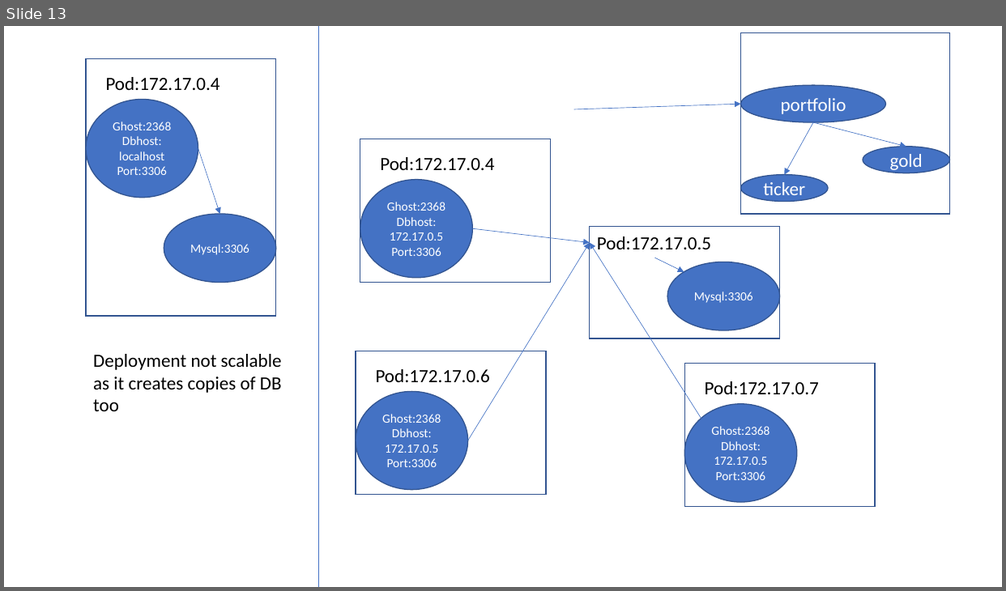
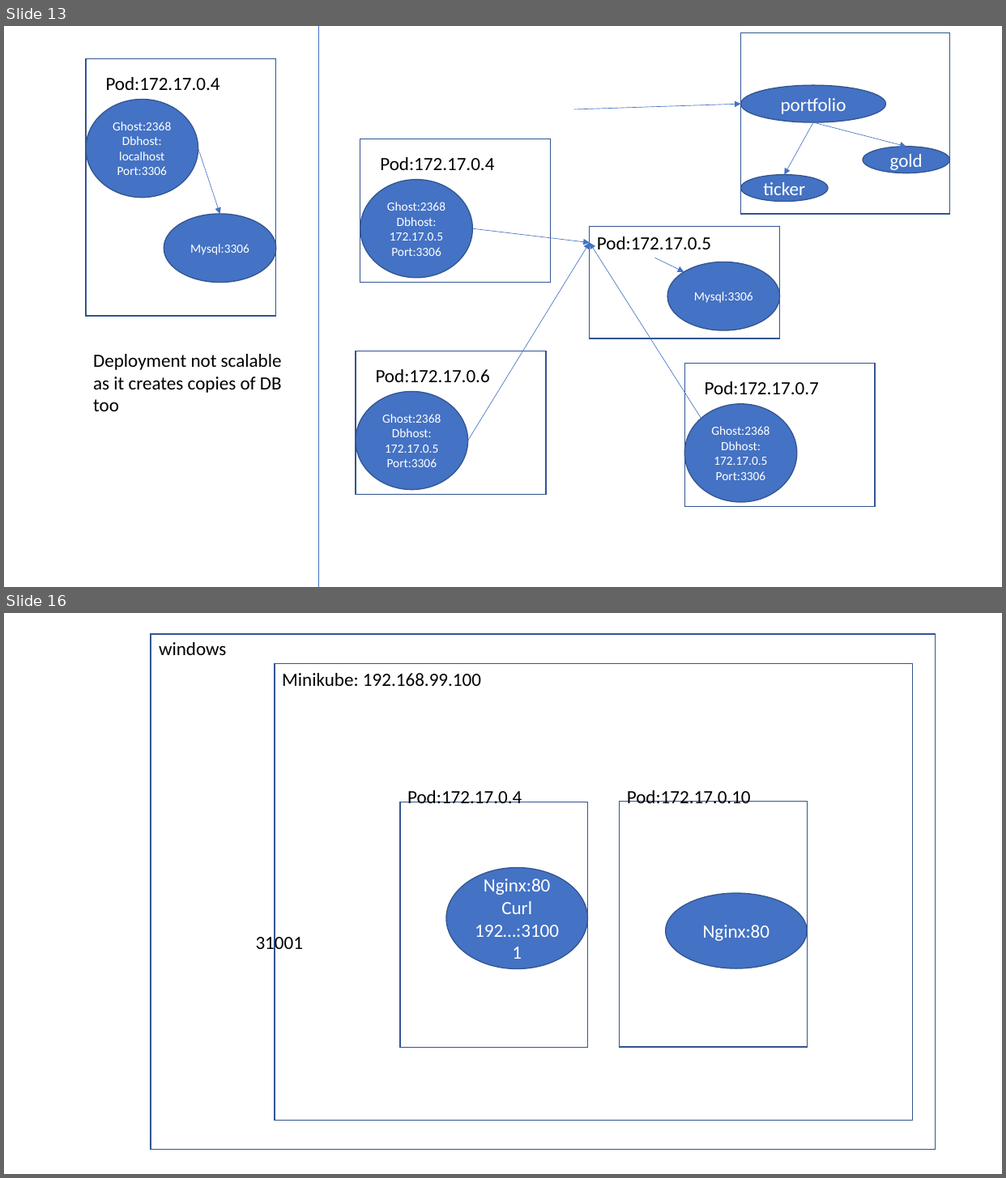
Before and after one commit to AdityaSP/ora-sep16-dock-kube, a slide deck: rough-diag.pptx. Shown one above the other, each under a label of ours: slide 13 before the commit, slides 13 and 16 after it; the slides between them are not shown. The pictures are 1006x591 and 1006x1178 pixels, drawn with LibreOffice and Linux fonts; fonts in the diff are those of the drawing. Boxes give left, top, right and bottom in pixels: in the first picture for what was removed or moved away, otherwise in the second. Text is boxed around its words. In the diff, an @@ line names an element or a change of style, - is before the commit and + after.

```diff
--- a/rough-diag.pptx
+++ b/rough-diag.pptx
@@ slide 16 added at box(4, 613, 1002, 1174), background #FFFFFF @@
@@ rectangle added at box(151, 634, 936, 1150), outline #325491 1 pt @@
@@ text added at box(159, 642, 226, 655), 18 pt, text #000000 @@
+windows
@@ rectangle added at box(275, 664, 914, 1121), outline #325491 1 pt @@
@@ text added at box(282, 673, 481, 686), 18 pt, text #000000 @@
+Minikube: 192.168.99.100
@@ rectangle added at box(400, 803, 588, 1048), outline #325491 1 pt @@
@@ text added at box(407, 790, 522, 803), 18 pt, text #000000 @@
+Pod:172.17.0.4
@@ rectangle added at box(620, 802, 808, 1047), outline #325491 1 pt @@
@@ text added at box(627, 790, 751, 803), 18 pt, text #000000 @@
+Pod:172.17.0.10
@@ ellipse added at box(446, 867, 588, 969), fill #4472C4, outline #325491 1 pt, 18 pt, text #FFFFFF @@
+Nginx:80
+Curl 192…:31001
@@ ellipse added at box(666, 893, 808, 969), fill #4472C4, outline #325491 1 pt, 18 pt, text #FFFFFF @@
+Nginx:80
@@ text added at box(256, 934, 303, 955), 18 pt, text #000000 @@
+31001
```
Also in this commit, not shown: 2 other slides added, 2 other files.
